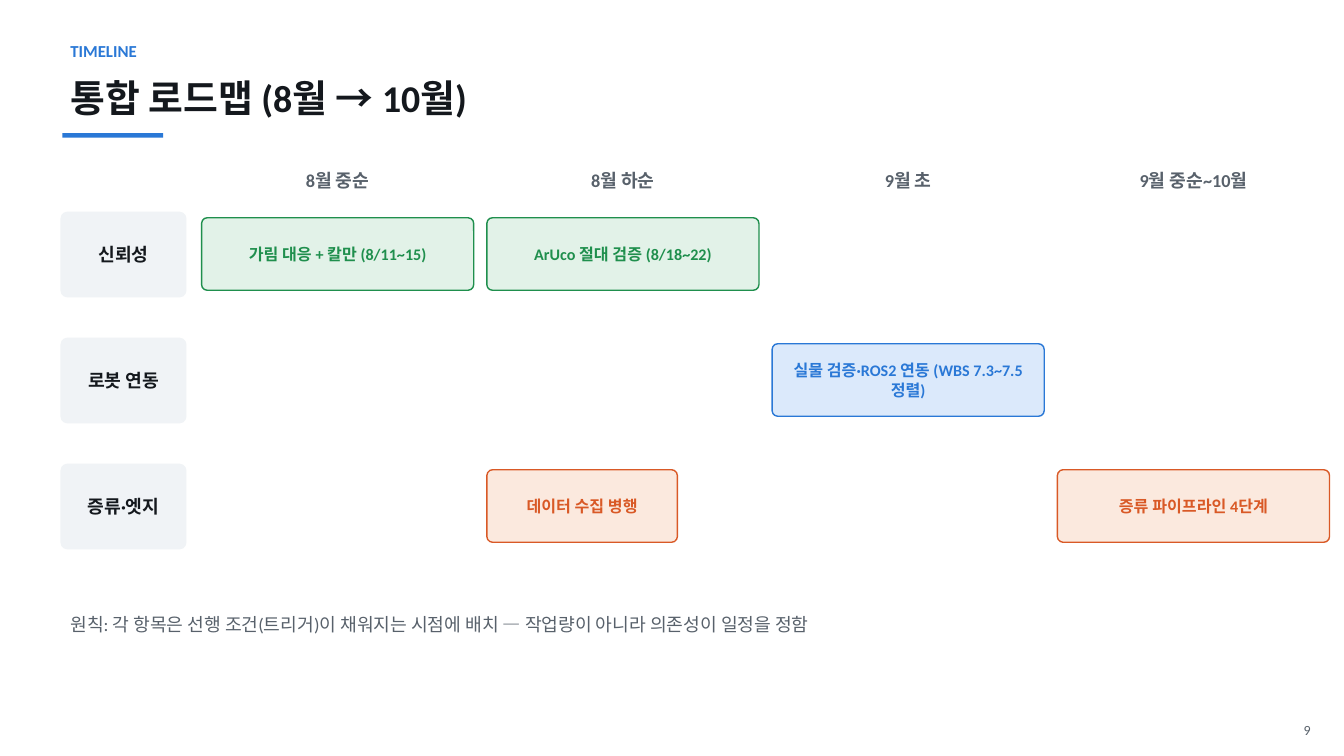
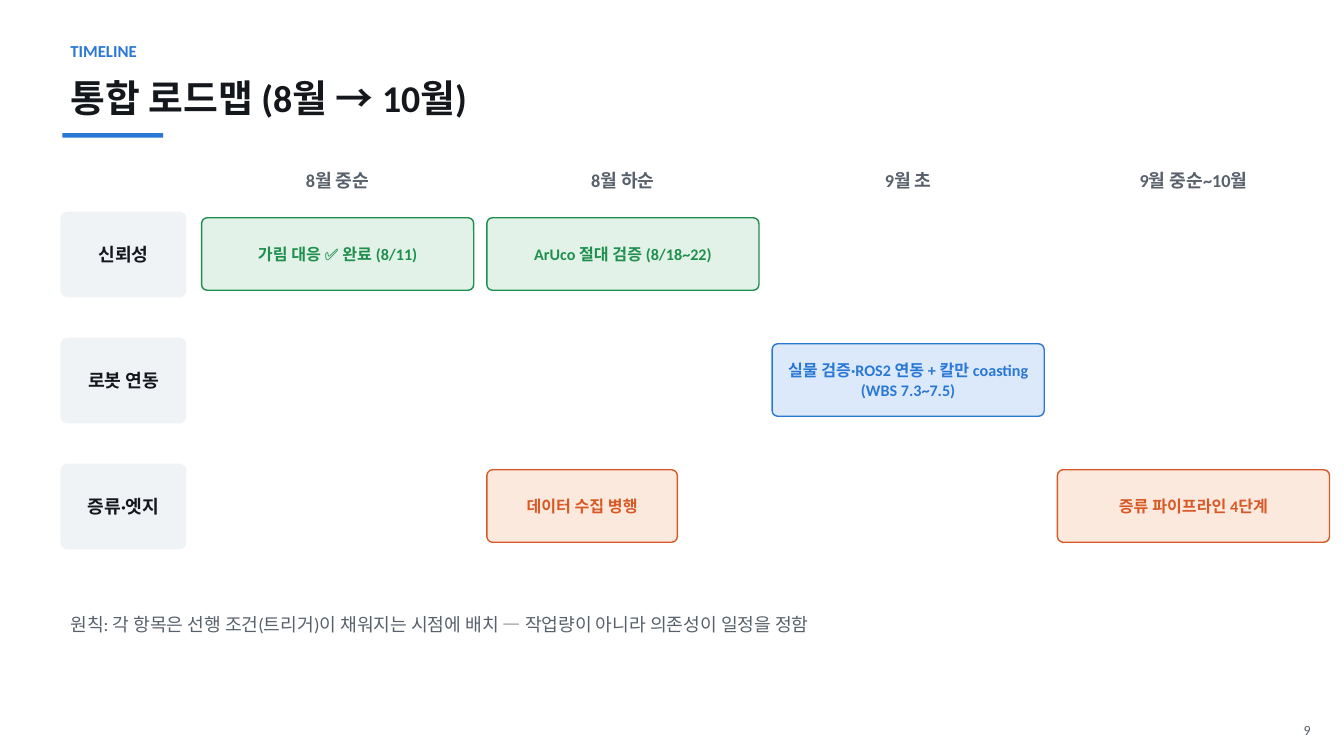
Before and after one commit to ingon1026/pose-anything, a slide deck: slide 9 of docs/roadmap_2026-08.pptx. Drawn at 1344x756 pixels with LibreOffice and Linux fonts; fonts in the diff are those of the drawing. Boxes give left, top, right and bottom in pixels: in the first picture for what was removed or moved away, otherwise in the second. Text is boxed around its words. In the diff, an @@ line names an element or a change of style, - is before the commit and + after.

```diff
--- a/docs/roadmap_2026-08.pptx
+++ b/docs/roadmap_2026-08.pptx
@@ text in rounded rectangle at <box>258,246,417,262</box>: text changed @@
-가림 대응 + 칼만 (8/11~15)
+가림 대응 ✅ 완료 (8/11)
@@ text in rounded rectangle at <box>788,362,1028,398</box>: text changed @@
-실물 검증·ROS2 연동 (WBS 7.3~7.5 정렬)
+실물 검증·ROS2 연동 + 칼만 coasting (WBS 7.3~7.5)
```
Also in this commit, not shown: 1 other slide changed, 10 other files.
